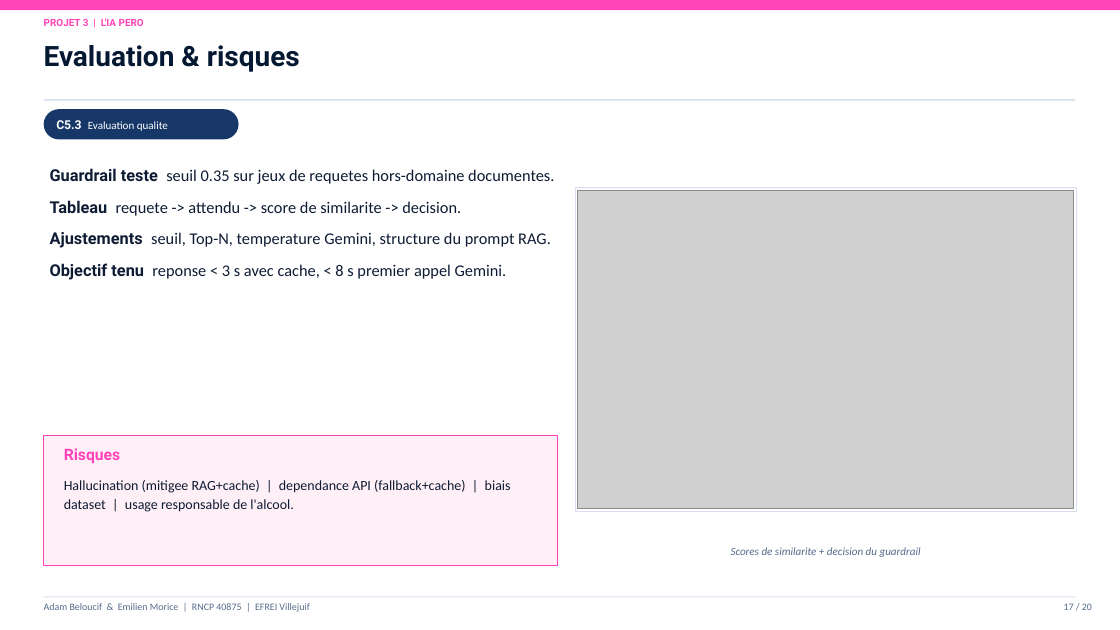
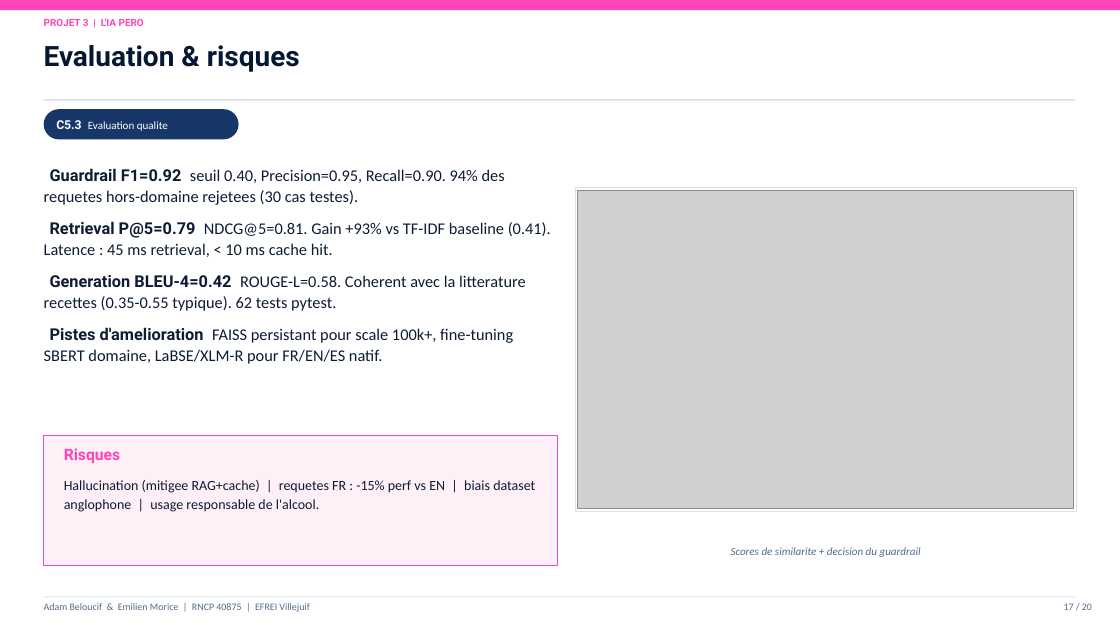
Before and after one commit to Adam-Blf/Soutenance-M1, a slide deck: slide 17 of Soutenance_Bloc1-2_Adam_Emilien.pptx. Drawn at 1120x630 pixels with LibreOffice and Linux fonts; fonts in the diff are those of the drawing; grey boxes stand for pictures. Boxes give left, top, right and bottom in pixels: in the first picture for what was removed or moved away, otherwise in the second. Text is boxed around its words. In the diff, an @@ line names an element or a change of style, - is before the commit and + after.

Commit message:
fix: update ia-pero slides with real metrics from codebase (#6)
- Guardrail threshold: 0.35 -> 0.40 (code + rapport confirment)
- Generation: Gemini -> GPT-2 fine-tune local (117M params, 3 epochs)
- Cache: SQLite -> JSON MD5 (rag_cache.json sur disque)
- Add real metrics slide 16: P@5=0.79 vs TF-IDF 0.41 (+93%), BLEU-4=0.42
- Add real metrics slide 17: guardrail F1=0.92, Prec=0.95, Rec=0.90, 94% OOD
- Add latences: 45ms retrieval, <10ms cache hit, 2.1s RAG first call
- Add pistes amelioration: FAISS, SBERT fine-tune, LaBSE multilinguisme
- Slide 3: 600+ -> 612 cocktails (4 sources Kaggle apres dedup)
- Slide 18: C5.3 label updated to Guardrail 0.40 F1=0.92

```diff
--- a/Soutenance_Bloc1-2_Adam_Emilien.pptx
+++ b/Soutenance_Bloc1-2_Adam_Emilien.pptx
@@ text at (44, 168, 551, 364): text changed @@
-Guardrail teste seuil 0.35 sur jeux de requetes hors-domaine documentes.
-Tableau requete -> attendu -> score de similarite -> decision.
-Ajustements seuil, Top-N, temperature Gemini, structure du prompt RAG.
-Objectif tenu reponse < 3 s avec cache, < 8 s premier appel Gemini.
+Guardrail F1=0.92 seuil 0.40, Precision=0.95, Recall=0.90. 94% des requetes hors-domaine rejetees (30 cas testes).
+Retrieval P@5=0.79 NDCG@5=0.81. Gain +93% vs TF-IDF baseline (0.41). Latence : 45 ms retrieval, < 10 ms cache hit.
+Generation BLEU-4=0.42 ROUGE-L=0.58. Coherent avec la litterature recettes (0.35-0.55 typique). 62 tests pytest.
+Pistes d'amelioration FAISS persistant pour scale 100k+, fine-tuning SBERT domaine, LaBSE/XLM-R pour FR/EN/ES natif.
@@ text at (64, 480, 535, 512): text changed @@
-Hallucination (mitigee RAG+cache) | dependance API (fallback+cache) | biais dataset | usage responsable de l'alcool.
+Hallucination (mitigee RAG+cache) | requetes FR : -15% perf vs EN | biais dataset anglophone | usage responsable de l'alcool.
```
Also in this commit, not shown: 6 other slides changed, 1 other file.
